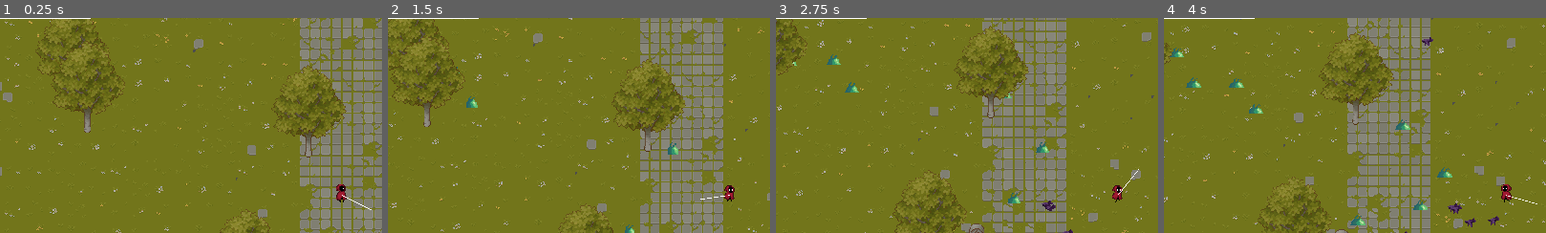
Above: before the commit, frames 1-4 (left to right).
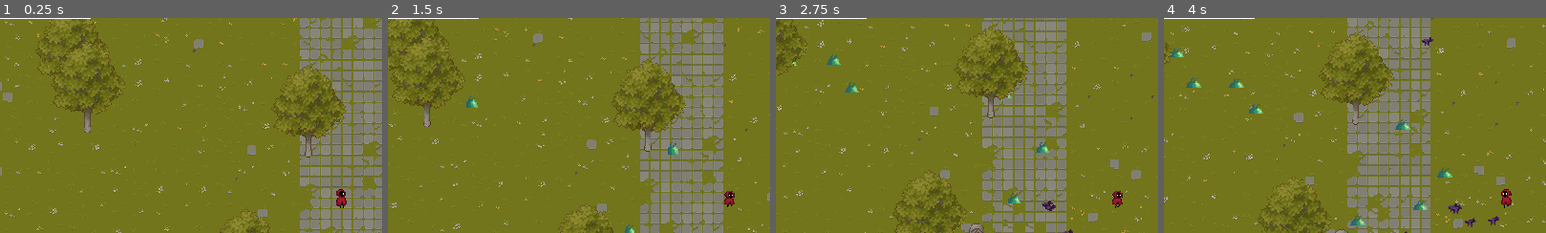
Above: after the commit, the same moments.

Repository: reyhanfarabi/project-survive
Game: Godot game, scene res://scenes/game.tscn
The game is run twice, just before and just after one commit, with the same random seed, the same clock (stepped at 60 frames per second) and the same inputs. The project has no main scene, so this scene is started directly.
Inputs (mouse positions are % of the whole screen's width and height, from its top left):
- Up to frame 1 (0.25 s): no input
- Up to frame 2 (1.5 s): tap Enter at 0.5 s; move the mouse to (72, 45) at 0.52 s; hold D (right) 0.53-1.28 s; tap W (top) at 0.6, 1.35 s; move the mouse to (30, 55) at 1.27 s; hold S (down) from 1.28 s (still down)
- Up to frame 3 (2.75 s): move the mouse to (60, 28) at 2.02 s; release S (down) at 2.03 s; hold D (right) from 2.03 s (still down); tap W (top) at 2.1 s
- Up to frame 4 (4 s): move the mouse to (45, 70) at 2.77 s; tap W (top) at 2.85, 3.6 s; move the mouse to (80, 65) at 3.52 s; release D (right) at 3.53 s; hold A (left) from 3.53 s (still down)
The pictures show only the part of the screen within x 5-55%, y 8-58%; the shares and areas given below are measured in that part.

The runs differ from the first frame. In frame 1, 0.3% of the frame differs, in the area x 88-98%, y 77-90%; in frame 2, 0.2%; in frame 3, 0.2%; in frame 4, 0.3%.

Commit message:
separate sword weapon into its own component

Diff:
--- a/resources/enemies/bat.tres
+++ b/resources/enemies/bat.tres
@@ -7,8 +7,8 @@
 script = ExtResource("1_hw5v1")
 name = "Bat"
 sprite = ExtResource("2_2knja")
-max_health = 10
-health = 10
+max_health = 1
+health = 1
 attack_damage = 1
 move_speed = 50
 attack_cooldown = 2
--- a/resources/enemies/slime.tres
+++ b/resources/enemies/slime.tres
@@ -7,8 +7,8 @@
 script = ExtResource("1_f641i")
 name = "Slime"
 sprite = ExtResource("2_auapi")
-max_health = 10
-health = 10
+max_health = 1
+health = 1
 attack_damage = 1
 move_speed = 50
 attack_cooldown = 2
--- a/resources/entity/player.tres
+++ b/resources/entity/player.tres
@@ -6,7 +6,7 @@
 script = ExtResource("1_ooqcj")
 max_health = 100
 health = 100
-attack_damage = 10
+attack_damage = 1
 move_speed = 100
 attack_cooldown = 1
 level = 1
--- a/scenes/player.tscn
+++ b/scenes/player.tscn
@@ -182,44 +182,29 @@
 "walking": SubResource("Animation_wflf6")
 }
 
-[node name="Player" type="CharacterBody2D" node_paths=PackedStringArray("_player_look_at_comp") groups=["player"]]
+[node name="Player" type="CharacterBody2D" groups=["player"]]
 collision_layer = 14
 script = ExtResource("1_l1yk1")
 _resource = ExtResource("2_qj0p0")
-_player_look_at_comp = NodePath("PlayerLookAtComponent")
 
 [node name="Sprite2D" type="Sprite2D" parent="."]
 material = SubResource("ShaderMaterial_m5hxm")
-position = Vector2(0, -10)
+position = Vector2(0, -2)
 texture = ExtResource("4_plceh")
 hframes = 8
 vframes = 9
 
 [node name="CollisionShape2D" type="CollisionShape2D" parent="."]
-position = Vector2(-1, 3.875)
+position = Vector2(-1, 11.875)
 shape = SubResource("RectangleShape2D_pefr1")
 
-[node name="Weapon" type="Area2D" parent="."]
-position = Vector2(0, -10)
-collision_mask = 4
-
-[node name="Sword" type="Line2D" parent="Weapon"]
-position = Vector2(0, 5)
-points = PackedVector2Array(0, 0, 50, 0)
-width = 1.0
-
-[node name="AttackCollisionShape" type="CollisionPolygon2D" parent="Weapon"]
-position = Vector2(0, 5)
-polygon = PackedVector2Array(25, -43, 32, -38, 38, -32, 43, -25, 47, -17, 49, -9, 50, 0, 49, 9, 47, 17, 43, 25, 38, 32, 32, 38, 25, 43, 0, 0)
-
 [node name="BodyArea" type="Area2D" parent="."]
+position = Vector2(0, 8)
 collision_mask = 8
 
 [node name="CollisionShape2D" type="CollisionShape2D" parent="BodyArea"]
 position = Vector2(-1, -8)
 shape = SubResource("RectangleShape2D_mhitv")
-
-[node name="AttackTimer" type="Timer" parent="."]
 
 [node name="PlayerCamera2D" type="Camera2D" parent="."]
 
@@ -235,5 +220,3 @@
 
 [node name="PlayerLookAtComponent" parent="." node_paths=PackedStringArray("_sprite") instance=ExtResource("6_l8n6l")]
 _sprite = NodePath("../Sprite2D")
-
-[connection signal="timeout" from="AttackTimer" to="." method="_on_attack_timer_timeout"]
--- a/scripts/player.gd
+++ b/scripts/player.gd
@@ -3,11 +3,8 @@
 
 @export var _resource: Resource_Player
 @export var _damage_shader_delay: float = 0.1
-@export var _player_look_at_comp: PlayerLookAtComponent
 
 @onready var _game_camera_node: Camera2D = get_node("../GameCamera2D")
-
-var _can_attack: bool = true
 
 
 func _ready():
@@ -16,35 +13,12 @@
 
 func _start():
 	$PlayerCamera2D.make_current()
-	$AttackTimer.wait_time = _resource.attack_cooldown
 	_resource.setup_level()
 
 
 func _physics_process(_delta):
-	_handle_attack(_player_look_at_comp.get_look_at())
 	_handle_destory()
 	_collect_drops()
-
-
-func _handle_weapon_facing(look_at_vec):
-	$Weapon/Sword.rotation = look_at_vec.angle()
-	$Weapon/AttackCollisionShape.rotation = look_at_vec.angle()
-
-
-func _handle_attack(look_at_vec):
-	# handle where to attack
-	_handle_weapon_facing(look_at_vec)
-
-	# check if possible to attack
-	if not _can_attack:
-		return
-	_can_attack = false
-	$AttackTimer.start()
-
-	# handle deal damage to all enemy inside the hitbox
-	for area in $Weapon.get_overlapping_areas():
-		if area.is_in_group("enemies"):
-			area.deal_damage(_resource.attack_damage)
 
 
 func _handle_destory():
@@ -66,7 +40,3 @@
 	_resource.health -= damage_amount
 	await get_tree().create_timer(_damage_shader_delay).timeout
 	$Sprite2D.material.set_shader_parameter("is_damage_taken", false)
-
-
-func _on_attack_timer_timeout():
-	_can_attack = true
--- /dev/null
+++ b/scripts/resources/resource_weapon.gd
@@ -0,0 +1,6 @@
+extends Resource
+
+class_name Resource_Weapon
+
+@export var attack: int
+@export var attack_cooldown: int
--- /dev/null
+++ b/weapons/Sword/sword.gd
@@ -0,0 +1,52 @@
+extends Area2D
+class_name WeaponSwordComponent
+
+
+@onready var _player_stats: Resource_Player = preload("res://resources/entity/player.tres")
+@onready var _weapon_stats: Resource_Weapon = preload("res://weapons/Sword/sword.tres")
+
+var _player_look_at_component: PlayerLookAtComponent
+var _look_at_vec: Vector2
+var _can_attack: bool = true
+
+
+func _ready() -> void:
+	$AttackDelayTimer.wait_time = _weapon_stats.attack_cooldown
+	_player_look_at_component = get_node("../PlayerLookAtComponent")
+	_update_player_look_at_vec()
+
+
+func _process(_delta) -> void:
+	_update_player_look_at_vec()
+	_handle_aim()
+	_handle_attack()
+
+
+func _update_player_look_at_vec() -> void:
+	if _player_look_at_component is PlayerLookAtComponent:
+		_look_at_vec = _player_look_at_component.get_look_at()
+
+
+func _handle_aim() -> void:
+	rotation = _look_at_vec.angle()
+
+
+func _handle_attack() -> void:
+	# check if possible to attack
+	if not _can_attack:
+		return
+	_can_attack = false
+	$AttackDelayTimer.start()
+
+	# handle deal damage to all enemy inside the hitbox
+	for area in get_overlapping_areas():
+		if area.is_in_group("enemies"):
+			area.deal_damage(_calculate_attack_damage())
+
+
+func _calculate_attack_damage() -> int:
+	return _player_stats.attack_damage + _weapon_stats.attack
+
+
+func _on_attack_delay_timer_timeout() -> void:
+	_can_attack = true
--- /dev/null
+++ b/weapons/Sword/sword.tres
@@ -0,0 +1,8 @@
+[gd_resource type="Resource" script_class="Resource_Weapon" load_steps=2 format=3 uid="uid://cwddl2l32ewlr"]
+
+[ext_resource type="Script" path="res://scripts/resources/resource_weapon.gd" id="1_jefu4"]
+
+[resource]
+script = ExtResource("1_jefu4")
+attack = 1
+attack_cooldown = 1
--- /dev/null
+++ b/weapons/Sword/sword.tscn
@@ -0,0 +1,18 @@
+[gd_scene load_steps=2 format=3 uid="uid://cp4h3qqjkkkjs"]
+
+[ext_resource type="Script" path="res://weapons/Sword/sword.gd" id="1_uf0qa"]
+
+[node name="WeaponSwordComponent" type="Area2D"]
+collision_mask = 4
+script = ExtResource("1_uf0qa")
+
+[node name="SpriteTemplate" type="Line2D" parent="."]
+points = PackedVector2Array(0, 0, 50, 0)
+width = 1.0
+
+[node name="AttackCollisionShape" type="CollisionPolygon2D" parent="."]
+polygon = PackedVector2Array(25, -43, 32, -38, 38, -32, 43, -25, 47, -17, 49, -9, 50, 0, 49, 9, 47, 17, 43, 25, 38, 32, 32, 38, 25, 43, 0, 0)
+
+[node name="AttackDelayTimer" type="Timer" parent="."]
+
+[connection signal="timeout" from="AttackDelayTimer" to="." method="_on_attack_delay_timer_timeout"]
